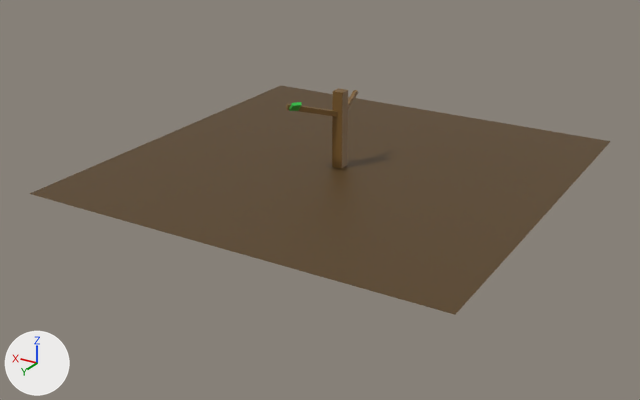
Before and after pictures for a commit that changed the Blender file Assets/Models/Crop/Grape/Grape0.blend.
Before and after are seen from a 50 mm lens placed at (-1.93, 3.41, 1.5), pointed at (0.02, 0.16, -0.12). Every picture has the same lights, and +X, +Y and +Z are marked at lower left.

In view in the first picture: 'Cube', 'Ground', 'Trunk'.
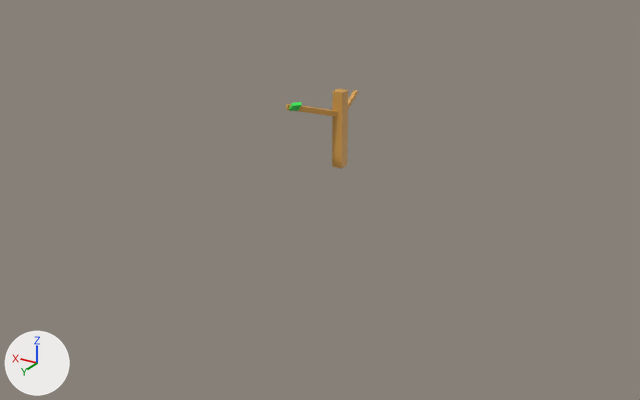
Where the newer file only moved an object's origin or applied its transform, the numbers keep the older frame.

What differs and where, as boxes (x1, y1, x2, y2) in the pictures (640 x 400 px):
```json
{"object": "Ground", "change": "deleted", "before": [30, 86, 611, 315], "on screen": "brown"}
{"object": "Trunk", "change": "recoloured", "before": [286, 88, 358, 169], "after": [286, 88, 358, 169]}
{"object": "Cube", "change": "deleted", "before": [289, 102, 302, 111]}
```

The change, as JSON lines over the scene's bpy script:
```json
{"op": "set", "path": "mat_trunk.base_color", "old": "(0.196, 0.104, 0.0252)", "new": "(0.662, 0.339, 0.073)", "note": "brown #7a5b2c -> orange #d59d4c"}
{"op": "remove", "block": "ob_ground", "code": ["ob_ground = bpy.data.objects.new('Ground', me_plane)", "ob_ground.location = (0.0, 0.0, 0.0)"]}
{"op": "remove", "block": "ob_cube", "code": ["ob_cube = bpy.data.objects.new('Cube', me_cube_001)", "ob_cube.location = (0.119, 0.216, 0.328)", "ob_cube.rotation_euler = (0.592, 0.0, 0.778)  # degrees (34, 0, 45)", "ob_cube.scale = (0.0208, 0.0407, 0.00669)"]}
```
